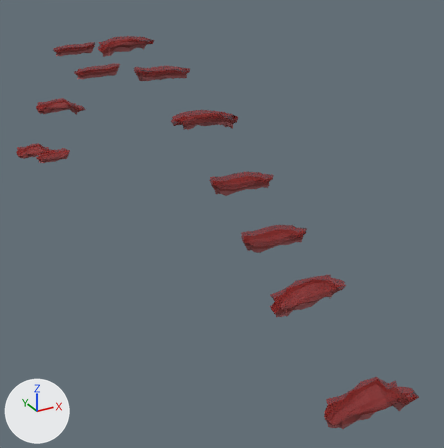
Renders of the FBX model Assets/Environment/soulpath.fbx from each side of a commit.
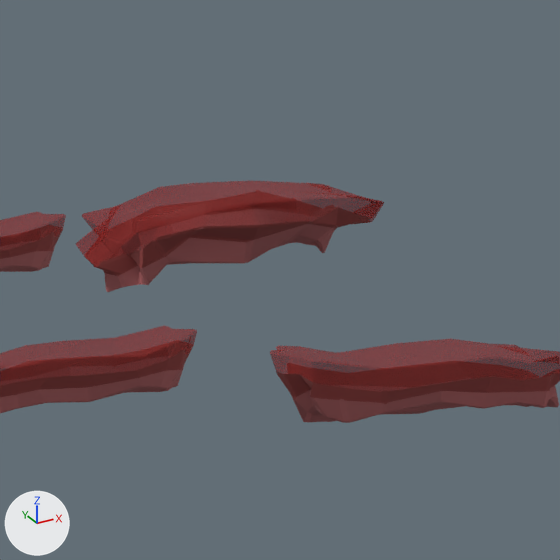
Each version appears first whole from a 50 mm camera at (-14.12, 63.34, 18.83) aimed at (3.25, 94.93, 3.03), and next in a close-up on the part from 19% to 42% of the width and 1% to 24% of the height. Every picture has the same lights, and +X, +Y and +Z are marked at lower left. Where no turn or scale is listed for an object, it has been applied to the vertices.
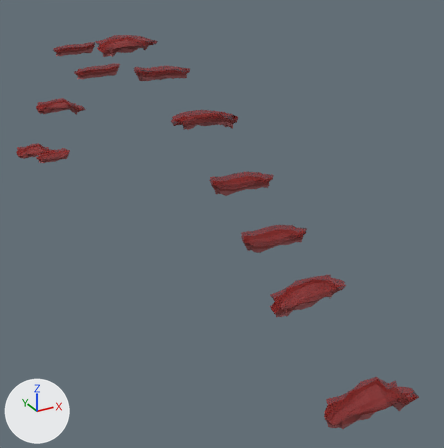
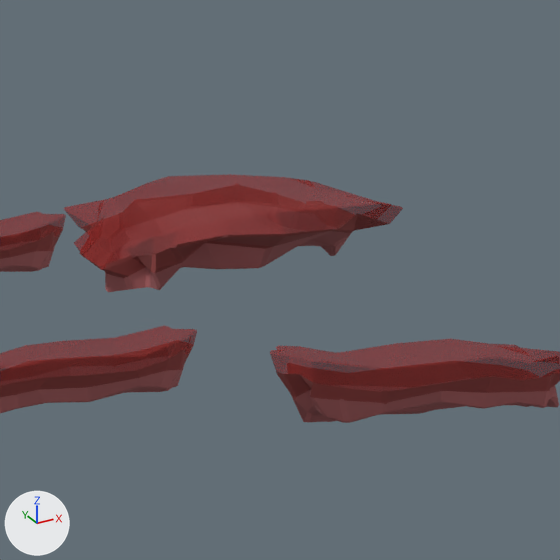
Edits to the scene script, one JSON object a line:
```json
{"op": "set", "path": "ob_cube_213.scale", "old": "(2.0, 1.45, 0.887)", "new": "(2.0, 2.62, 0.887)"}
```

Changed parts and their boxes [x1, y1, x2, y2] in the close-ups (560 x 560 px):
```json
{"object": "Cube.213", "change": "rescaled", "before": [76, 181, 384, 292], "after": [64, 174, 403, 292], "on screen": "10% wider, 6% taller"}
```
